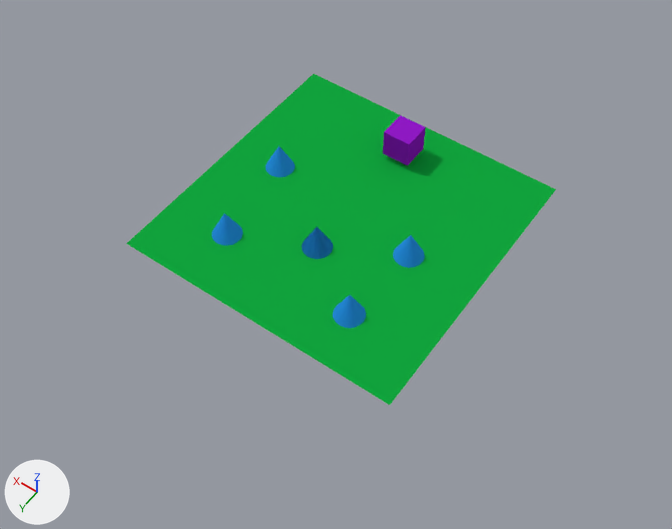
Before and after pictures for a commit that changed the Blender file lectures/blender/blends/ringtoss.blend.
Before and after are seen from a 50 mm camera at (-22.6, 32.8, 45.7) aimed at (-1.3, 3.0, -1.0). Lighting does not change. The marker at lower left points along +X, +Y and +Z.
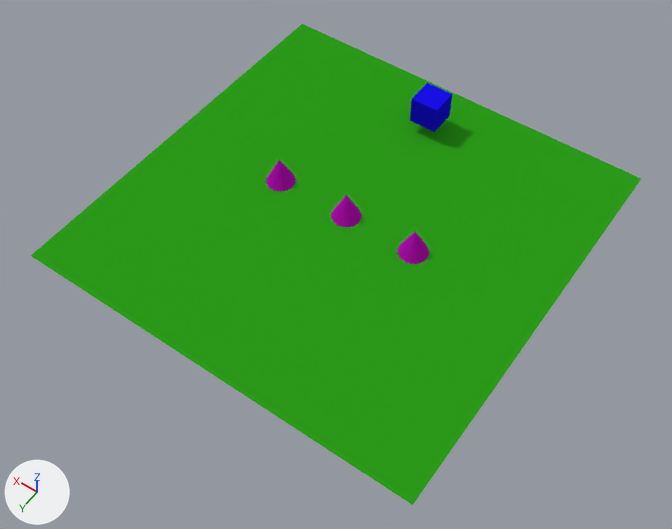
Where the newer file only moved an object's origin or applied its transform, the numbers keep the older frame.

Changed parts and their boxes (x1, y1, x2, y2) in the pictures (672 x 529 px):
'Plane', recoloured, reshaped (42% wider, 45% taller)
    before: (126, 74, 556, 405)
    after: (31, 24, 641, 505)
'Cube', recoloured, moved
    before: (383, 115, 426, 166)
    after: (410, 83, 452, 132)
'Cone.001', recoloured, moved
    before: (393, 235, 425, 268)
    after: (398, 231, 429, 264)
'Cone.007', deleted (blue)
    before: (333, 295, 366, 328)
'Cone.003', deleted (blue)
    before: (302, 227, 333, 259)
'Cone.006', deleted (blue)
    before: (212, 213, 243, 246)
'Cone', recoloured
    both: (331, 195, 361, 227)
'Cone.002', recoloured
    both: (266, 159, 296, 191)
'Cone.005', deleted (blue)
    before: (266, 146, 295, 177)

What the commit changed:
Material 'Material.003' (mat_material_003) changes colour from blue #288ee7 to pink #b411b4; in linear values from (0.0208, 0.272, 0.8) to (0.457, 0.00543, 0.458).
Material 'Material.001' (mat_material_001) changes colour from green #13a73e to green #2c9c1a; in linear values from (0.00643, 0.384, 0.0478) to (0.0256, 0.334, 0.0105).
Material 'Material' (mat_material) changes colour from purple #911ac7 to blue #1a10e7; in linear values from (0.285, 0.0101, 0.57) to (0.0102, 0.00523, 0.8).
me_plane has 4 vertices, 1 face and spans x -1.0..1.0, y -1.0..1.0, z 0.0.
me_plane is used by ob_plane; location (0.0, 0.0, 0.0); scale (10.0, 10.0, 10.0).
Part 1, on me_plane:
Vertex 0 of me_plane moves from (-1.0, -1.0, 0.0) at pixel (556, 189) to (-1.42, -1.42, 0.0) at pixel (641, 178).
Vertex 1 of me_plane moves from (1.0, -1.0, 0.0) at pixel (313, 73) to (1.42, -1.42, 0.0) at pixel (302, 23).
Vertex 2 of me_plane moves from (-1.0, 1.0, 0.0) at pixel (389, 405) to (-1.42, 1.42, 0.0) at pixel (412, 504).
Vertex 3 of me_plane moves from (1.0, 1.0, 0.0) at pixel (126, 243) to (1.42, 1.42, 0.0) at pixel (30, 255).
Object 'Cone.007' (ob_cone_007) is deleted.
Object 'Cone.006' (ob_cone_006) is deleted.
Object 'Cone.005' (ob_cone_005) is deleted.
Object 'Cone.003' (ob_cone_003) is deleted.
Object 'Cone.001' (ob_cone_001) moves from (-5.06, 0.39, 0.98) to (-5.15, 0.0, 1.02).
Object 'Cube' (ob_cube) moves from (0.0, -6.71, 1.44) to (0.0, -10.06, 1.91).
